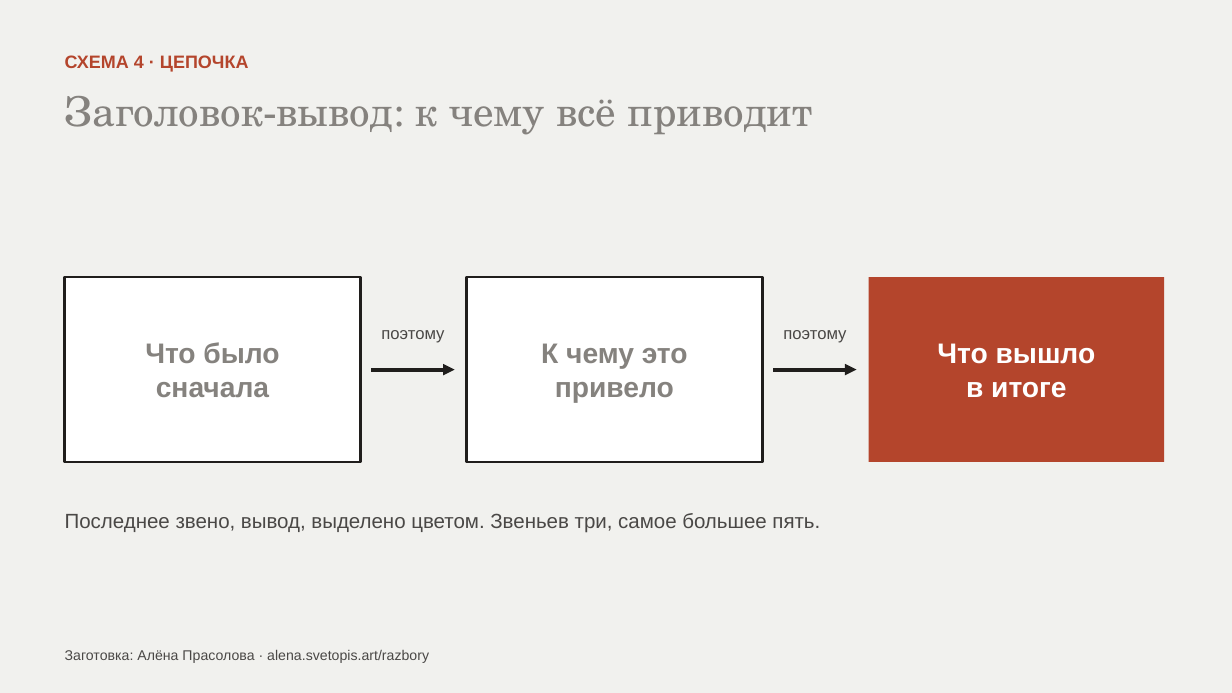
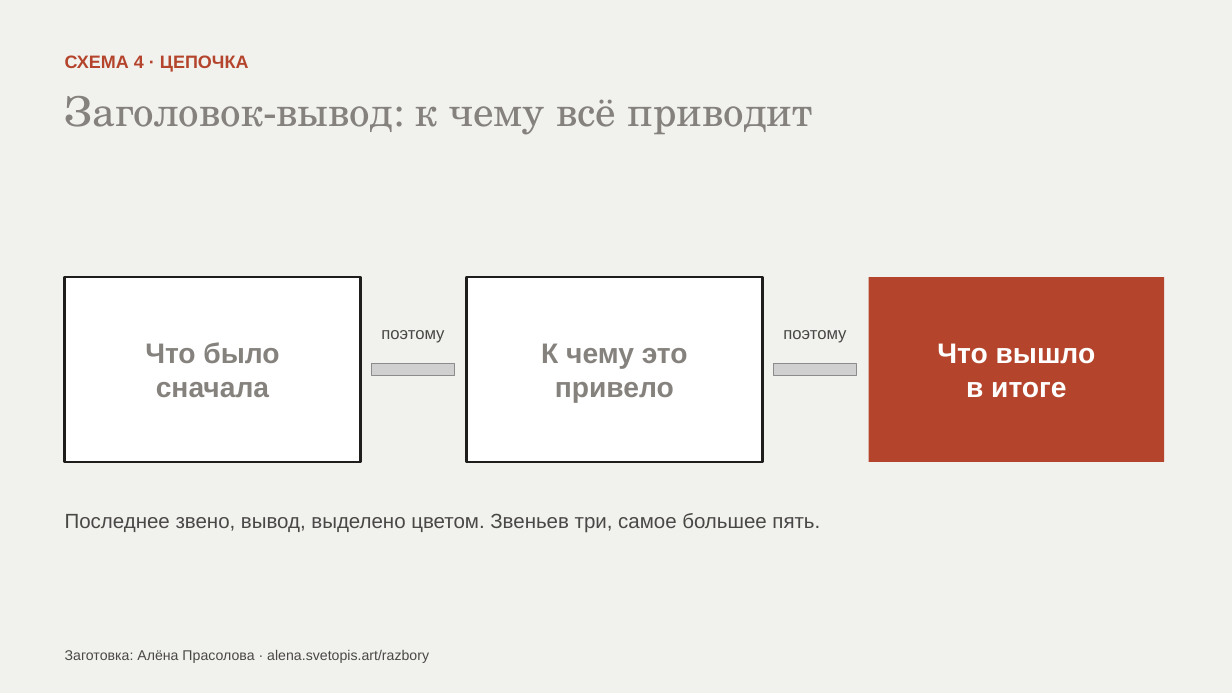
Before and after one commit to AlenaPrasol/vizitka-alena, a slide deck: slide 6 of razbory/5-shem-vmesto-abzaca/fayly/5-shem-vmesto-abzaca.pptx. Drawn at 1232x693 pixels with LibreOffice and Linux fonts; fonts in the diff are those of the drawing; grey boxes stand for pictures. Boxes give left, top, right and bottom in pixels: in the first picture for what was removed or moved away, otherwise in the second. Text is boxed around its words. In the diff, an @@ line names an element or a change of style, - is before the commit and + after.

```diff
--- a/razbory/5-shem-vmesto-abzaca/fayly/5-shem-vmesto-abzaca.pptx
+++ b/razbory/5-shem-vmesto-abzaca/fayly/5-shem-vmesto-abzaca.pptx
@@ arrow removed from (372, 370) to (455, 370) @@
@@ picture added at [372, 364, 455, 375] @@
@@ arrow removed from (774, 370) to (857, 370) @@
@@ picture added at [774, 364, 857, 375] @@
```
Also in this commit, not shown: 4 other slides changed, 2 other files.
